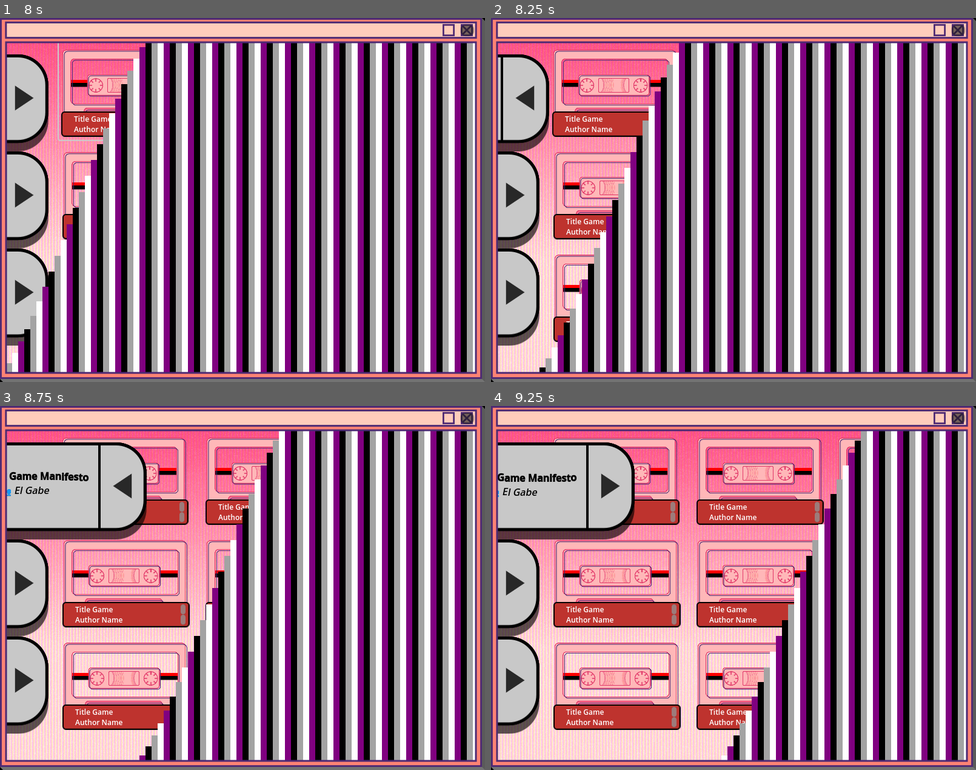
Above: before the commit, frames 1-4 (two rows, left to right).
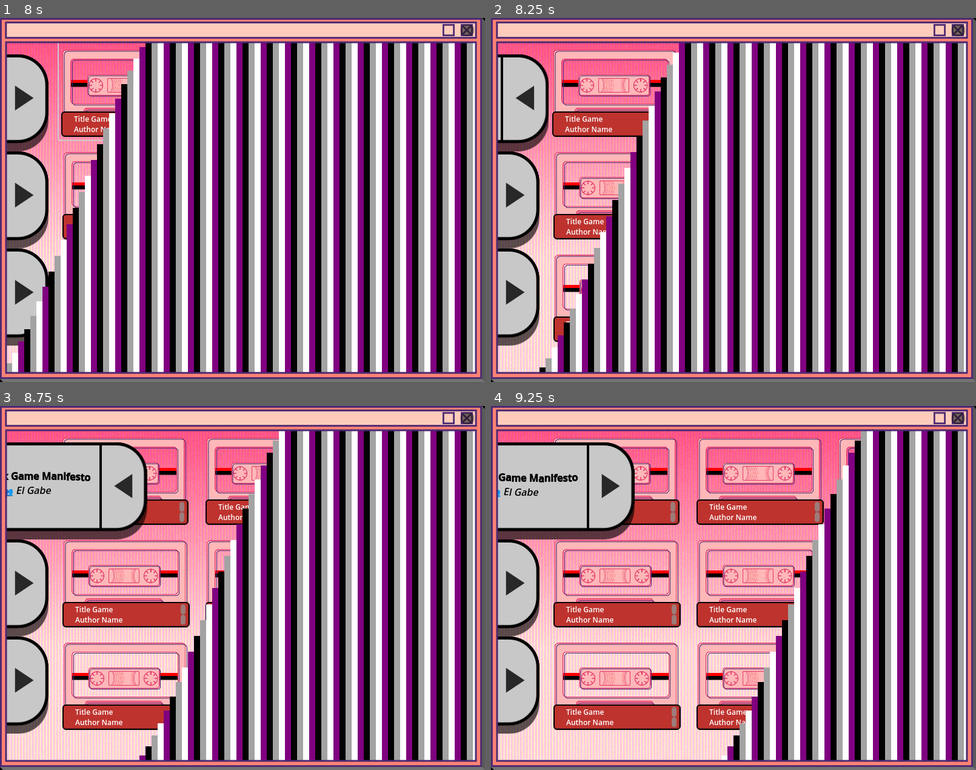
Above: after the commit, the same moments.

Repository: Falme/Mixtapes
Game: Godot game, scene res://Scenes/splash.tscn
The game is run twice, just before and just after one commit, with the same random seed, the same clock (stepped at 60 frames per second) and the same inputs.
Inputs (mouse positions are in pixels of both pictures, inside the frame that each line leads up to):
- Up to frame 1 (8 s): click (121, 90) at 7.27 s
- Up to frame 2 (8.25 s): click (515, 98) at 8.02 s
- Up to frame 3 (8.75 s): no input
- Up to frame 4 (9.25 s): click (612, 478) at 8.77 s

Frame 1 is identical in both runs. In frame 2, 0.1% of the frame differs, in the area x 6-12%, y 10-37%; in frame 3, 0.6%, in the area x 1-31%, y 10-37%; in frame 4, 0.4%.
Error in both runs: Attempt to call function 'get_as_text' in base 'null instance' on a null instance. (res://Scripts/Collection/tape_configuration.gd:12)

Commit message:
Made animation of Manifestos Button Slide a little further because of Window Frame view

Diff:
--- a/Prefabs/Manifestos/item_manifesto.tscn
+++ b/Prefabs/Manifestos/item_manifesto.tscn
@@ -53,7 +53,7 @@
 tracks/0/loop_wrap = true
 tracks/0/keys = {
 "handle_modes": PackedInt32Array(0, 0),
-"points": PackedFloat32Array(-1, -0.25, 0, 0.25, 0, -4, -0.25, 0, 0.25, 0),
+"points": PackedFloat32Array(-0.9, -0.25, 0, 0.25, 0, -4, -0.25, 0, 0.25, 0),
 "times": PackedFloat32Array(0, 1)
 }
 tracks/1/type = "bezier"
@@ -90,7 +90,7 @@
 tracks/0/loop_wrap = true
 tracks/0/keys = {
 "handle_modes": PackedInt32Array(0, 0),
-"points": PackedFloat32Array(-4, -0.25, 0, 0.25, 0, -1, -0.25, 0, 0.25, 0),
+"points": PackedFloat32Array(-4, -0.25, 0, 0.25, 0, -0.9, -0.25, 0, 0.25, 0),
 "times": PackedFloat32Array(0, 1)
 }
 tracks/1/type = "bezier"
--- a/Scenes/collection.tscn
+++ b/Scenes/collection.tscn
@@ -173,7 +173,7 @@
 [node name="RichTextLabel" parent="WindowContainer/ManifestosContainer/ItemManifesto3" index="0"]
 text = "[wave amp=20.0 freq=5.0 connected=1][center]
 
-[b]Level Flow for a Video Game Mixtape[/b]
+[b] Level Flow for a Video Game Mixtape[/b]
 👥 [i]Alejandro Quan-Madrid[/i]
 [/center][/wave]
 "
